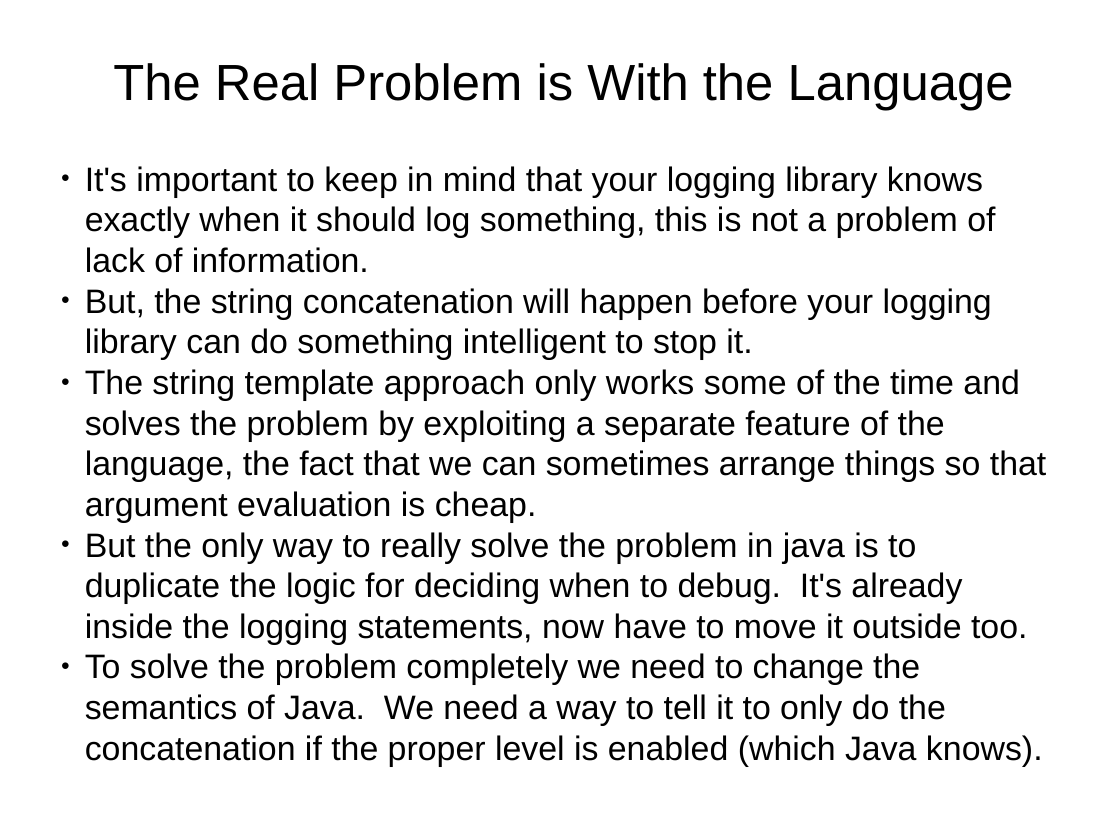
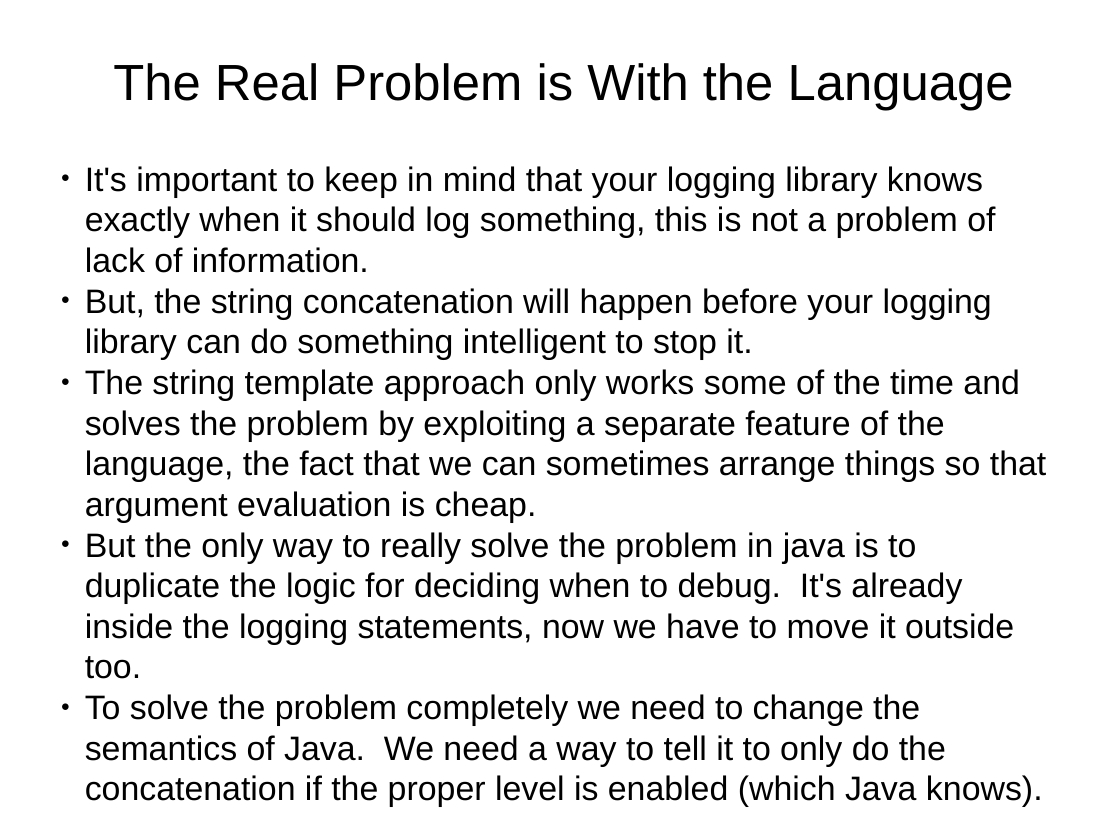
Before and after one commit to dwclark/AstTransformations, a slide deck: slide 7 of ast.odp. Drawn at 1120x840 pixels with LibreOffice and Linux fonts; fonts in the diff are those of the drawing. Boxes give left, top, right and bottom in pixels: in the first picture for what was removed or moved away, otherwise in the second. Text is boxed around its words. In the diff, an @@ line names an element or a change of style, - is before the commit and + after.

```diff
--- a/ast.odp
+++ b/ast.odp
@@ text at [85,532,1014,679]: text changed @@
-● But the only way to really solve the problem in java is to duplicate the logic for deciding when to debug. It's already inside the logging statements, now have to move it outside too.
+● But the only way to really solve the problem in java is to duplicate the logic for deciding when to debug. It's already inside the logging statements, now we have to move it outside too.
```
Also in this commit, not shown: 6 other slides changed, 1 slide added, 3 other files.
